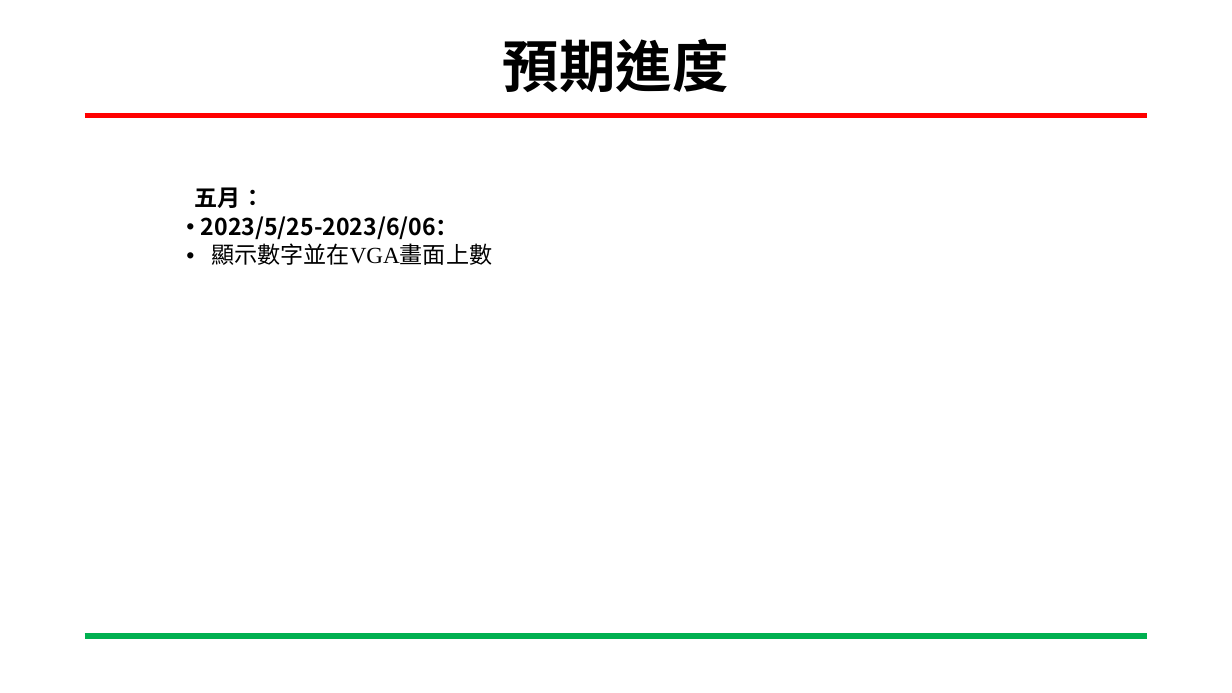
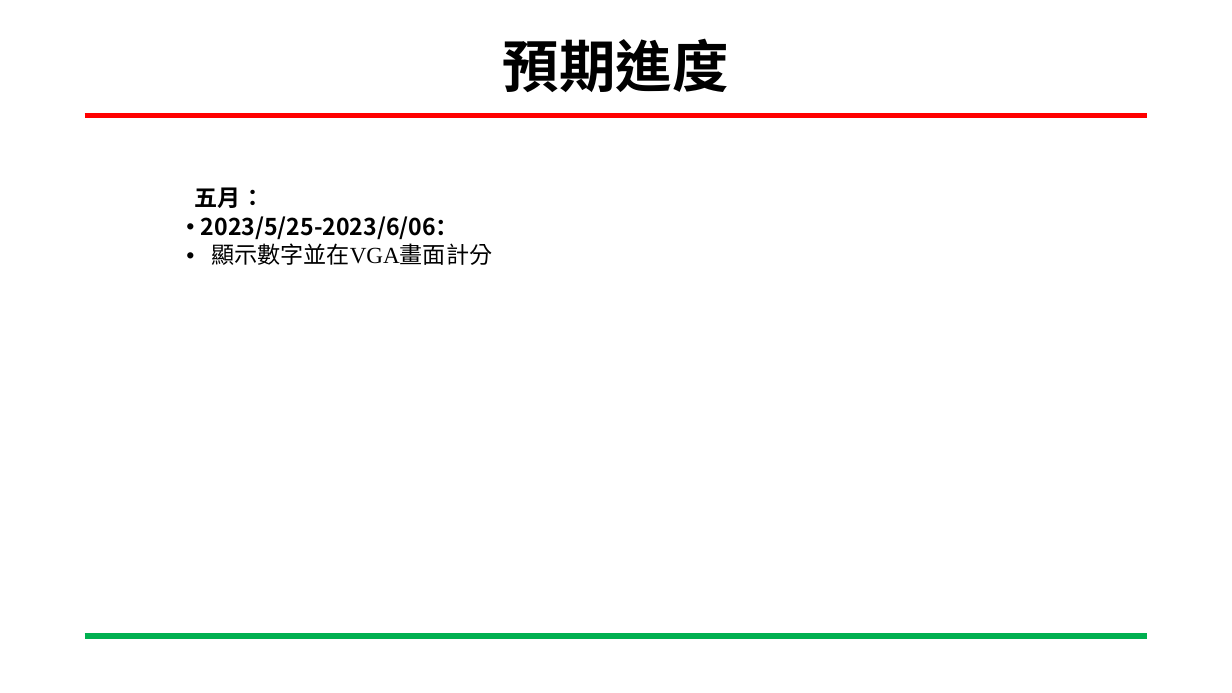
Before and after one commit to ing0331/FPGA, a slide deck: slide 23 of HW6_BRam_VGA/N06-Tutorial/專案進度報告-BRam_VGA-吳東穎-20230517.pptx (slide 20 before the commit). Drawn at 1232x693 pixels with LibreOffice and Linux fonts; fonts in the diff are those of the drawing; background and template pictures are left out. Boxes give left, top, right and bottom in pixels: in the first picture for what was removed or moved away, otherwise in the second. Text is boxed around its words. In the diff, an @@ line names an element or a change of style, - is before the commit and + after.

```diff
--- a/HW6_BRam_VGA/N06-Tutorial/專案進度報告-BRam_VGA-吳東穎-20230517.pptx
+++ b/HW6_BRam_VGA/N06-Tutorial/專案進度報告-BRam_VGA-吳東穎-20230517.pptx
@@ text at [211, 243, 492, 265]: text changed @@
-      • 顯示數字並在VGA畫面上數
+      • 顯示數字並在VGA畫面計分
```
Also in this commit, not shown: 3 slides added.
